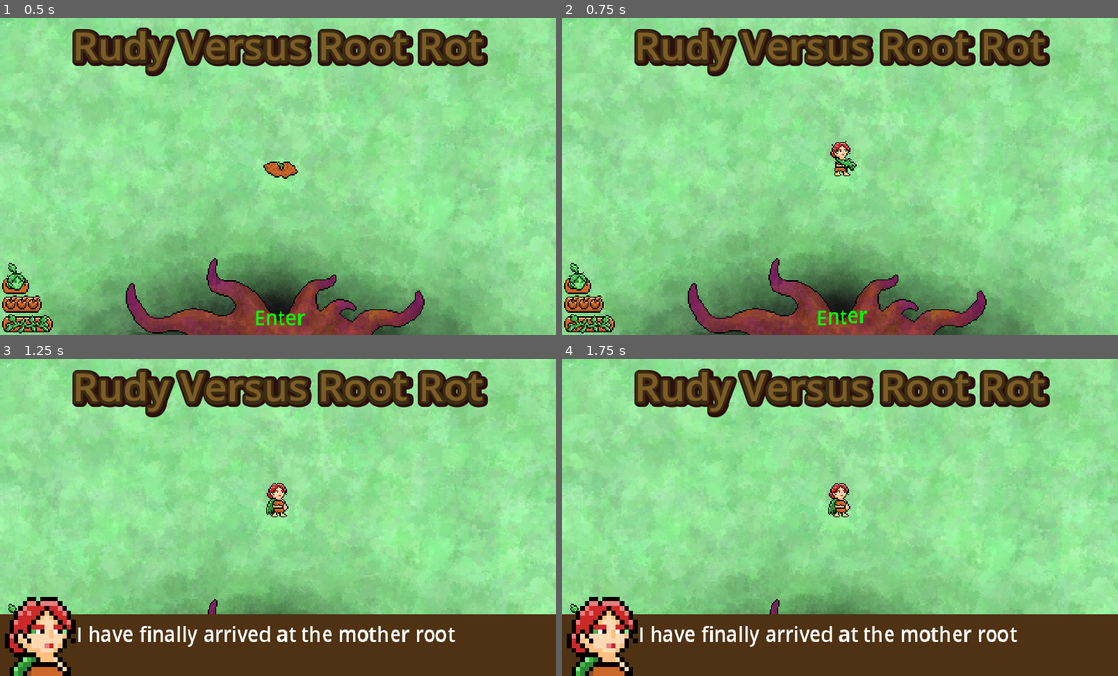
Above: before the commit, frames 1-4 (two rows, left to right).
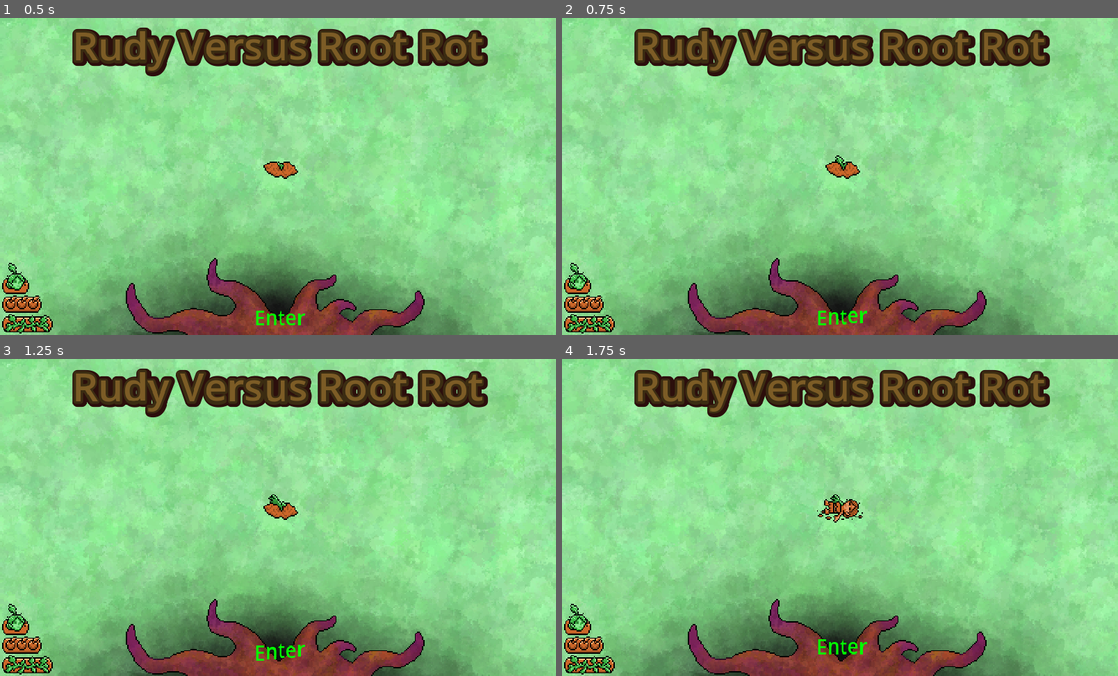
Above: after the commit, the same moments.

Repository: clayjohn/GGJ-2023
Game: Godot game, scene res://Main.tscn
The game is run twice, just before and just after one commit, with the same random seed, the same clock (stepped at 60 frames per second) and the same inputs.
Inputs:
- Up to frame 1 (0.5 s): no input
- Up to frame 2 (0.75 s): hold D (right) from 0.53 s (still down); hold Space (attack) from 0.53 s (still down)
- Up to frame 3 (1.25 s): keep holding D (right); keep holding Space (attack)
- Up to frame 4 (1.75 s): release D (right) at 1.28 s; release Space (attack) at 1.28 s; hold S (down) from 1.28 s (still down); tap Space (attack) at 1.35 s

Frame 1 is identical in both runs. In frame 2, 0.4% of the frame differs, in the area x 47-54%, y 38-51%; in frame 3, 20%; in frame 4, 20%, in the area x 0-100%, y 39-100%.

Commit message:
Fix bug

Diff:
--- a/Main.tscn
+++ b/Main.tscn
@@ -775,7 +775,6 @@
 [node name="Level" parent="." instance=ExtResource("3_5surq")]
 
 [node name="Player" parent="." instance=ExtResource("2_yqqm4")]
-top_level = true
 
 [node name="CanvasModulate" type="CanvasModulate" parent="."]
 
--- a/Menu/Menu.tscn
+++ b/Menu/Menu.tscn
@@ -32,6 +32,7 @@
 script = ExtResource("1_ptcsm")
 
 [node name="Grass" type="TextureRect" parent="."]
+z_index = -1
 anchors_preset = 15
 anchor_right = 1.0
 anchor_bottom = 1.0
--- a/Player/Player.gd
+++ b/Player/Player.gd
@@ -45,6 +45,7 @@
 	move_and_slide()
 
 func _input(event):
+	if locked: return
 	if event.is_action_pressed("attack") and not attacking:
 		$Sprite.play("attack-light" + get_animation_direction(last_direction))
 		attacking = true
@@ -70,7 +71,7 @@
 
 	if requested_animation != current_animation and not attacking and not $AnimationPlayer.is_playing():
 		current_animation = requested_animation
-		$Sprite.animation = current_animation
+		$Sprite.play(current_animation)
 
 func get_animation_direction(dir):
 	if dir.x >= 0:
--- a/Player/Player.tscn
+++ b/Player/Player.tscn
@@ -712,8 +712,8 @@
 }
 
 [sub_resource type="CapsuleShape2D" id="CapsuleShape2D_7kwru"]
-radius = 20.441
-height = 54.0
+radius = 16.9474
+height = 43.8546
 
 [node name="Player" type="CharacterBody2D"]
 position = Vector2(224, -30)
@@ -724,9 +724,8 @@
 [node name="Sprite" type="AnimatedSprite2D" parent="."]
 position = Vector2(0, -14)
 sprite_frames = SubResource("SpriteFrames_ajapd")
-animation = &"attack-light-front-right"
-frame = 3
-frame_progress = 1.0
+animation = &"attack-heavy-back-left"
+frame = 1
 
 [node name="Shape" type="CollisionShape2D" parent="."]
 position = Vector2(-1, -4)
